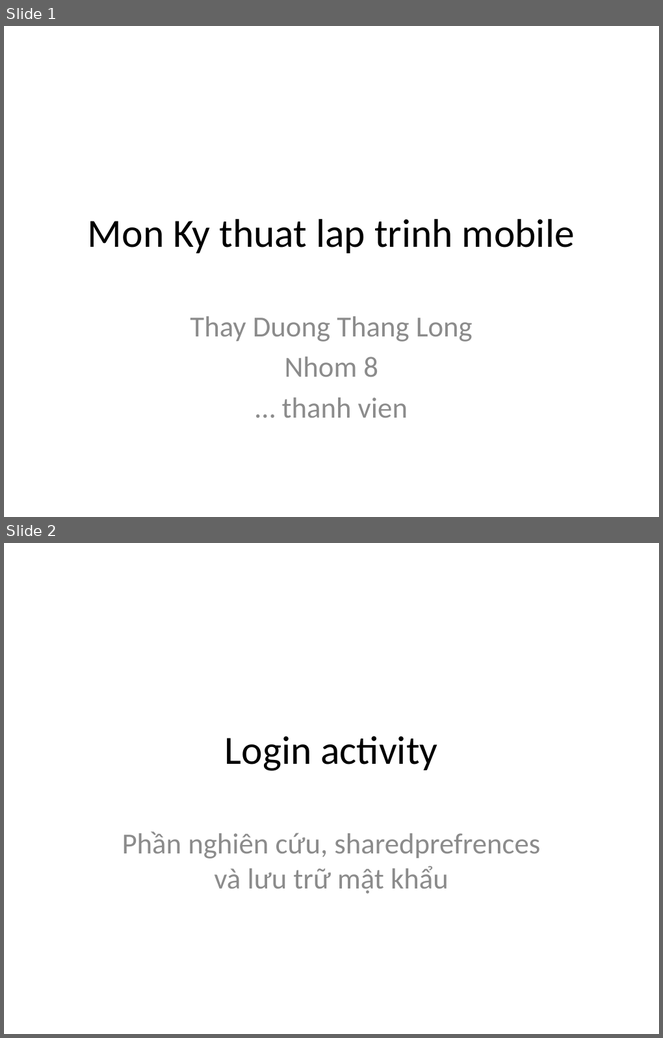
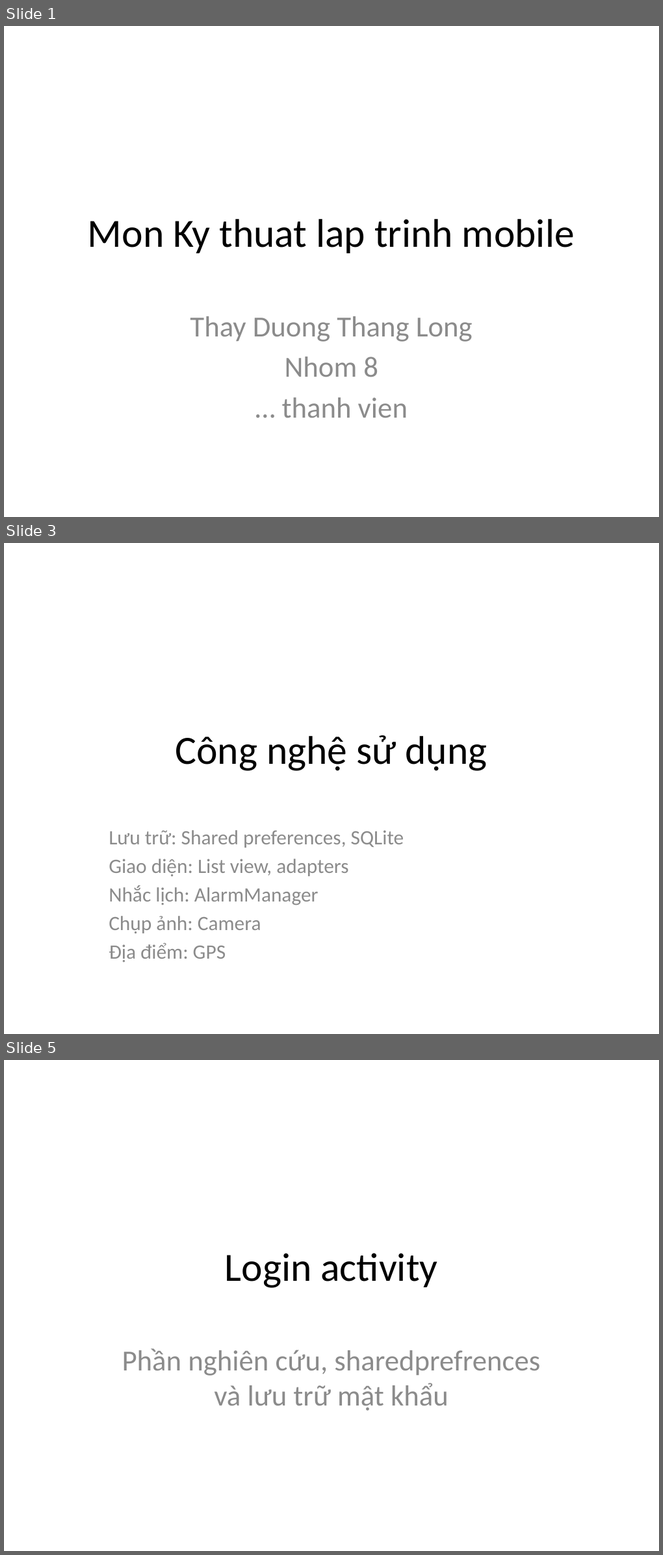
Before and after one commit to phamtuanchip/android, a slide deck: Mon Ky thuat lap trinh.pptx. Shown one above the other, each under a label of ours: slides 1 and 2 before the commit, slides 1, 3 and 5 after it; the slides between them are not shown. The pictures are 663x1038 and 663x1555 pixels, drawn with LibreOffice and Linux fonts; fonts in the diff are those of the drawing. Boxes give left, top, right and bottom in pixels: in the first picture for what was removed or moved away, otherwise in the second. Text is boxed around its words. In the diff, an @@ line names an element or a change of style, - is before the commit and + after.

```diff
--- a/Mon Ky thuat lap trinh.pptx
+++ b/Mon Ky thuat lap trinh.pptx
@@ slide 3 added at (4,543,659,1034), background #FFFFFF @@
@@ title added at (176,735,488,771), 44 pt, text #000000 @@
+Công nghệ sử dụng
@@ subtitle added at (109,830,404,962), 22.4 pt, text #8C8C8C @@
+Lưu trữ: Shared preferences, SQLite
+Giao diện: List view, adapters
+Nhắc lịch: AlarmManager
+Chụp ảnh: Camera
+Địa điểm: GPS
@@ what was slide 2 is now slide 5 @@
```
Also in this commit, not shown: 2 other slides added, 3 other files.
